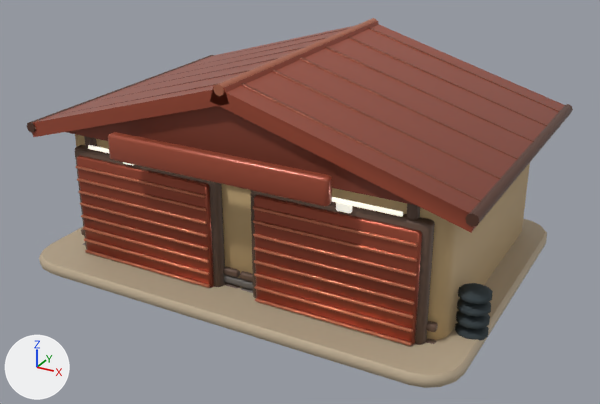
A saved change to the glTF model assets/models/regions/valley_workshop.glb.
Rendered twice from a 50 mm camera at (7.24, -13.47, 7.62) aimed at (0.16, -0.61, 1.19). The lights are fixed; the arrows at lower left show +X, +Y and +Z. The older version comes first. Vertices at exactly the same position are counted once.

In view in the first picture: 'Workshop'.
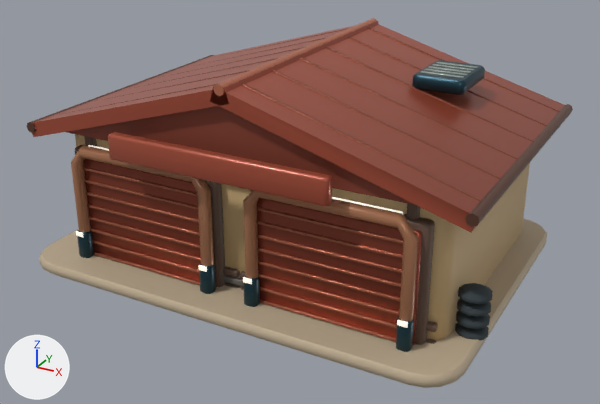
Changed parts and their boxes [x1, y1, x2, y2] in the pictures (600 x 404 px):
part 1 of me_workshop, added
    after: [432, 64, 475, 71]
part 2 of me_workshop, added
    after: [429, 66, 471, 73]
part 3 of me_workshop, added
    after: [425, 69, 468, 76]
part 4 of me_workshop, added
    after: [421, 71, 464, 78]
part 5 of me_workshop, added
    after: [71, 145, 419, 352]
part 6 of me_workshop, added
    after: [412, 60, 485, 95]
part 7 of me_workshop, recoloured
    before: [76, 145, 419, 346]
    after: [83, 145, 419, 342]

The change, as a list of edits to the scene's bpy script:
```text
Change me_workshop:
    used by ob_workshop; location = (0.0, 0.0, 0.0)
    remove me_workshop.from_pydata(...)  # 4622 vertices, 8920 faces; spans x -4.34..4.36, y -3.53..2.98, z -0.01..4.08
    add me_workshop.from_pydata(...)  # 5746 vertices, 11104 faces; spans x -4.34..4.36, y -3.53..2.98, z -0.01..4.08
    me_workshop part 1: the loose piece of 72 vertices spanning x 0.78..3.1, y -2.77..-2.71, z 2.39..2.47 is copied, and the copy is scaled about its middle by (0.344, 1.82, 0.441), then moved by (0.44, 4.05, 1.24), in mat_metal; it spans x 1.98..2.78, y 1.27..1.35, z 3.65..3.69
    me_workshop part 2: the loose piece of 72 vertices spanning x 0.78..3.1, y -2.77..-2.71, z 2.39..2.47 is copied, and the copy is scaled about its middle by (0.344, 1.82, 0.441), then moved by (0.44, 3.85, 1.24), in mat_metal; it spans x 1.98..2.78, y 1.07..1.15, z 3.65..3.69
    me_workshop part 3: the loose piece of 72 vertices spanning x 0.78..3.1, y -2.77..-2.71, z 2.39..2.47 is copied, and the copy is scaled about its middle by (0.344, 1.82, 0.441), then moved by (0.44, 3.65, 1.24), in mat_metal; it spans x 1.98..2.78, y 0.87..0.95, z 3.65..3.69
    me_workshop part 4: the loose piece of 72 vertices spanning x 0.49..3.39, y -2.84..-2.78, z 1.99..2.03 is copied, and the copy is scaled about its middle by (0.275, 1.52, 0.756), then moved by (0.44, 3.53, 1.66); it spans x 1.98..2.78, y 0.67..0.76, z 3.65..3.69
    me_workshop part 5: 684 vertices added at x -3.41..3.42, y -3.02..-2.75, z 0.14..2.48
    me_workshop part 6: 152 vertices added at x 1.88..2.88, y 0.44..1.78, z 3.41..3.69
    me_workshop part 7: 2504 kept faces spanning x -3.39..3.39, y -3.26..-2.58, z 0.16..2.95 get new vertex colours
```
